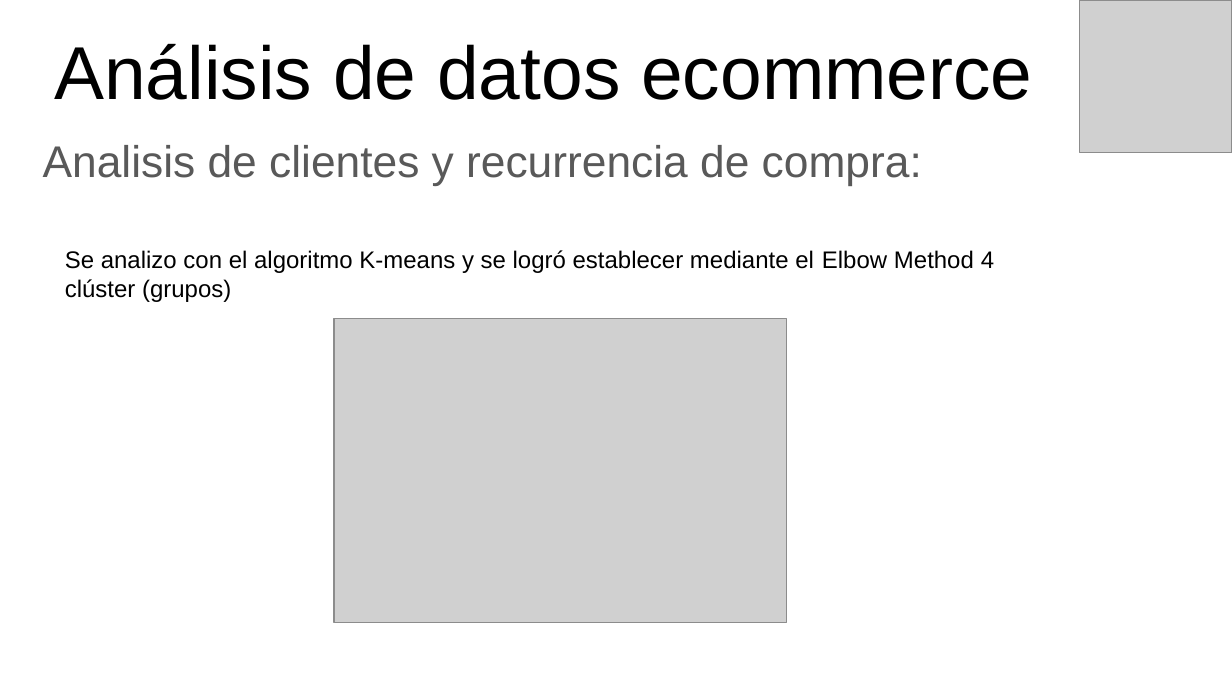
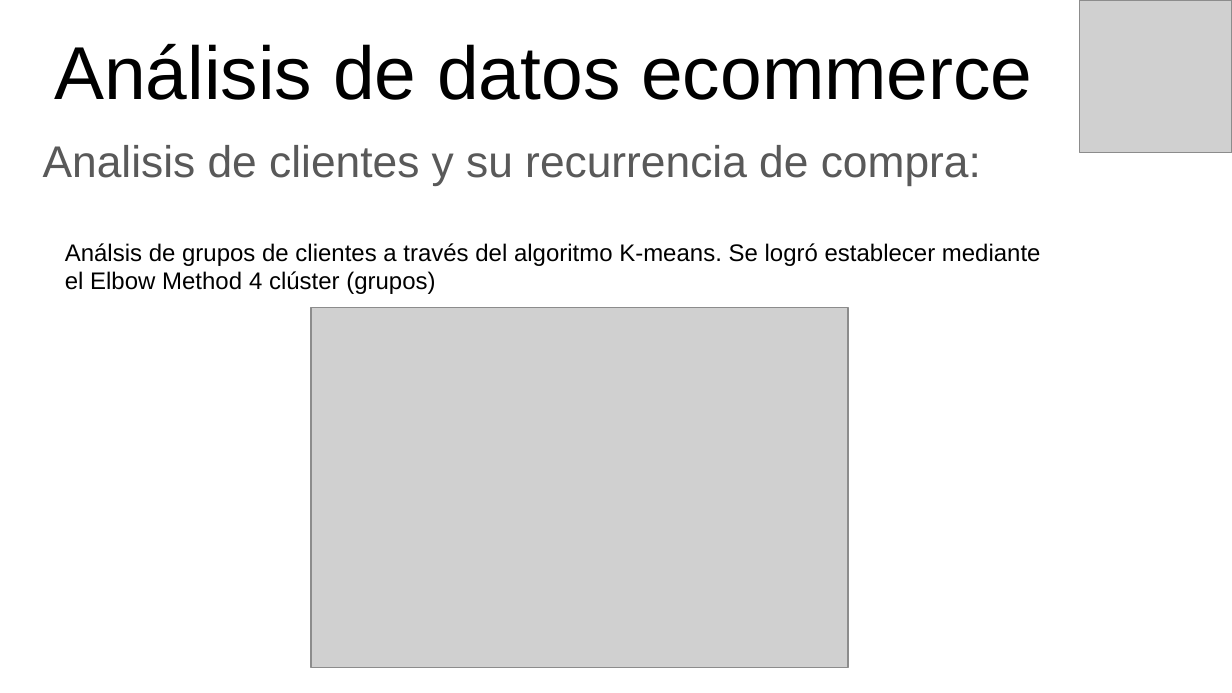
Before and after one commit to eliasguillermo/ds-ecommerce, a slide deck: slide 16 of PROYECTO FINAL - PRESENTANCION GERENCIAL.pptx. Drawn at 1232x693 pixels with LibreOffice and Linux fonts; fonts in the diff are those of the drawing; grey boxes stand for pictures. Boxes give left, top, right and bottom in pixels: in the first picture for what was removed or moved away, otherwise in the second. Text is boxed around its words. In the diff, an @@ line names an element or a change of style, - is before the commit and + after.

```diff
--- a/PROYECTO FINAL - PRESENTANCION GERENCIAL.pptx
+++ b/PROYECTO FINAL - PRESENTANCION GERENCIAL.pptx
@@ subtitle at (x1=43, y1=145, x2=981, y2=185): text changed @@
-Analisis de clientes y recurrencia de compra:
+Analisis de clientes y su recurrencia de compra:
@@ text at (x1=65, y1=243, x2=1041, y2=294): text changed @@
-Se analizo con el algoritmo K-means y se logró establecer mediante el Elbow Method 4 clúster (grupos)
+Análsis de grupos de clientes a través del algoritmo K-means. Se logró establecer mediante el Elbow Method 4 clúster (grupos)
@@ picture resized from (x1=334, y1=319, x2=786, y2=622) to (x1=310, y1=307, x2=848, y2=667) @@
```
Also in this commit, not shown: 7 other slides changed, 1 slide added, 1 other file.
